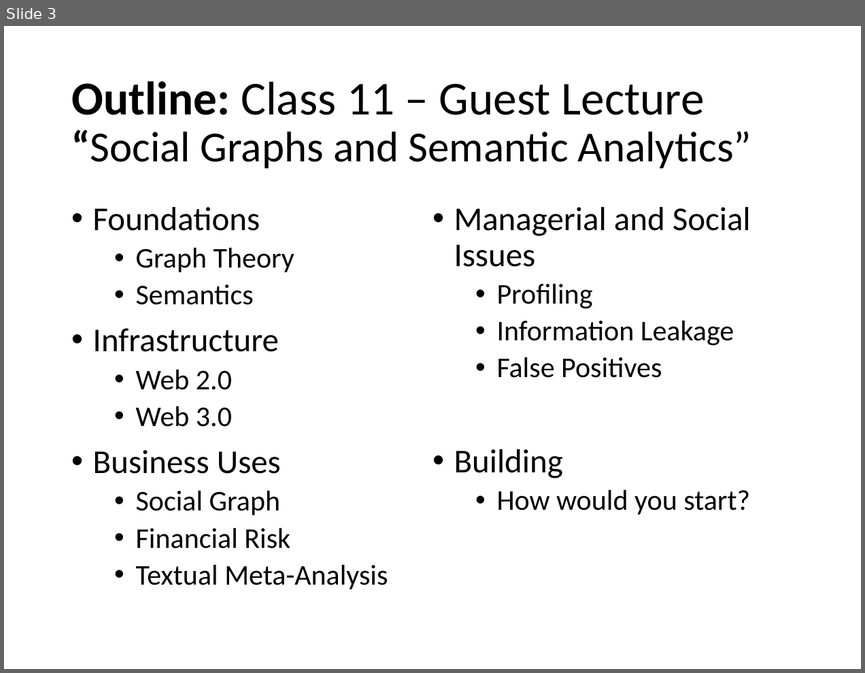
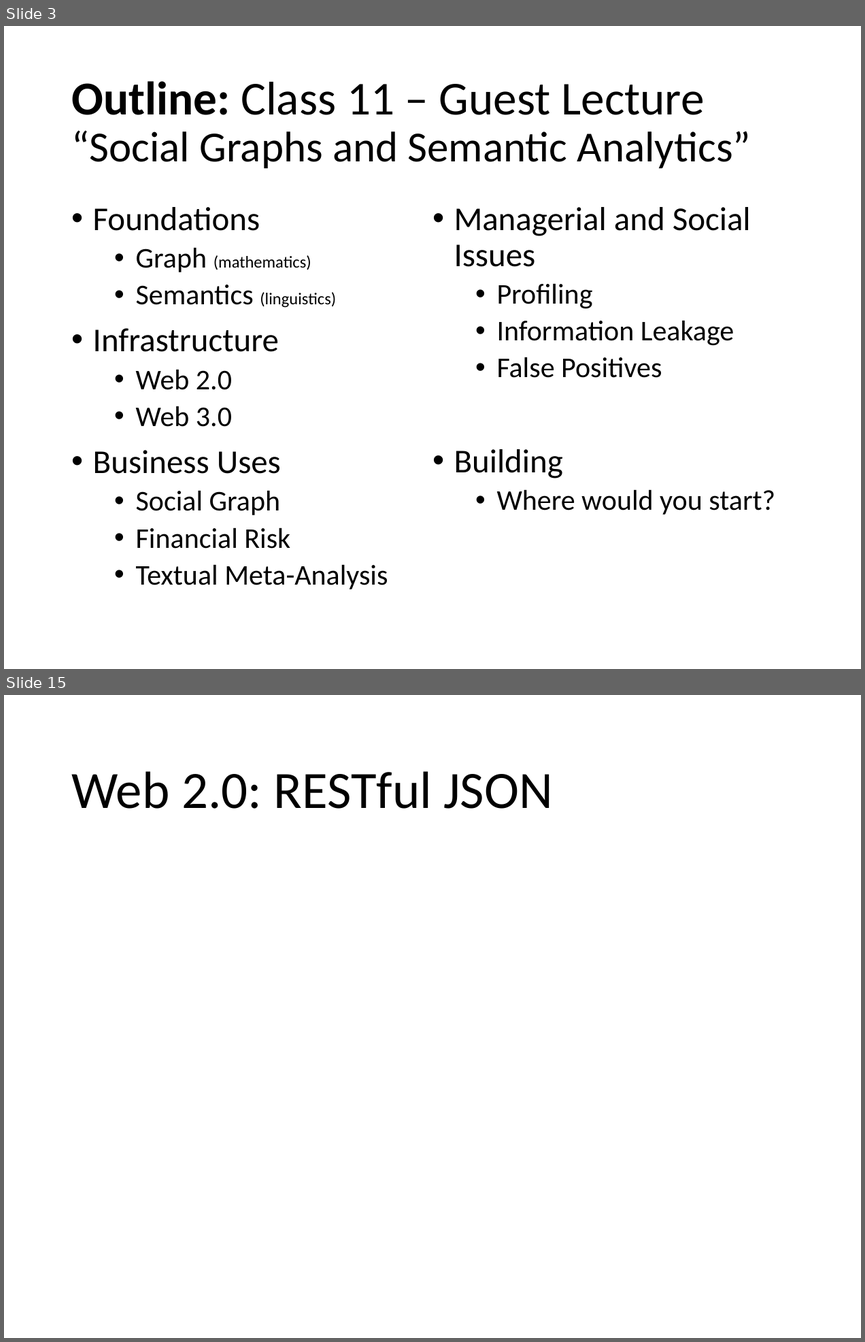
Before and after one commit to colinbellCA/1161.cs330-uwaterloo-sematic_analytics, a slide deck: 1161.cs330-social_graphs_and_semantic_analytics.pptx. Shown one above the other, each under a label of ours: slide 3 before the commit, slides 3 and 15 after it; the slides between them are not shown. The pictures are 865x673 and 865x1342 pixels, drawn with LibreOffice and Linux fonts; fonts in the diff are those of the drawing. Boxes give left, top, right and bottom in pixels: in the first picture for what was removed or moved away, otherwise in the second. Text is boxed around its words. In the diff, an @@ line names an element or a change of style, - is before the commit and + after.

```diff
--- a/1161.cs330-social_graphs_and_semantic_analytics.pptx
+++ b/1161.cs330-social_graphs_and_semantic_analytics.pptx
@@ slide 15 added at (4,695,861,1338), background #FFFFFF @@
@@ title added at (71,771,552,809), 44 pt, text #000000 @@
+Web 2.0: RESTful JSON
@@ slide 3 changed as well @@
@@ title "Outline: Class 11 – Guest ..." at (71,81,751,168): bold off in "“Social" @@
@@ text at (136,247,336,308): text changed; size 24 to 14 pt @@
-  • Graph Theory
-  • Semantics
+  • Graph (mathematics)
+  • Semantics (linguistics)
@@ text at (496,489,775,514): text changed @@
-  • How would you start?
+  • Where would you start?
```
Also in this commit, not shown: 1 other slide changed, 12 other slides added, 1 other file.
